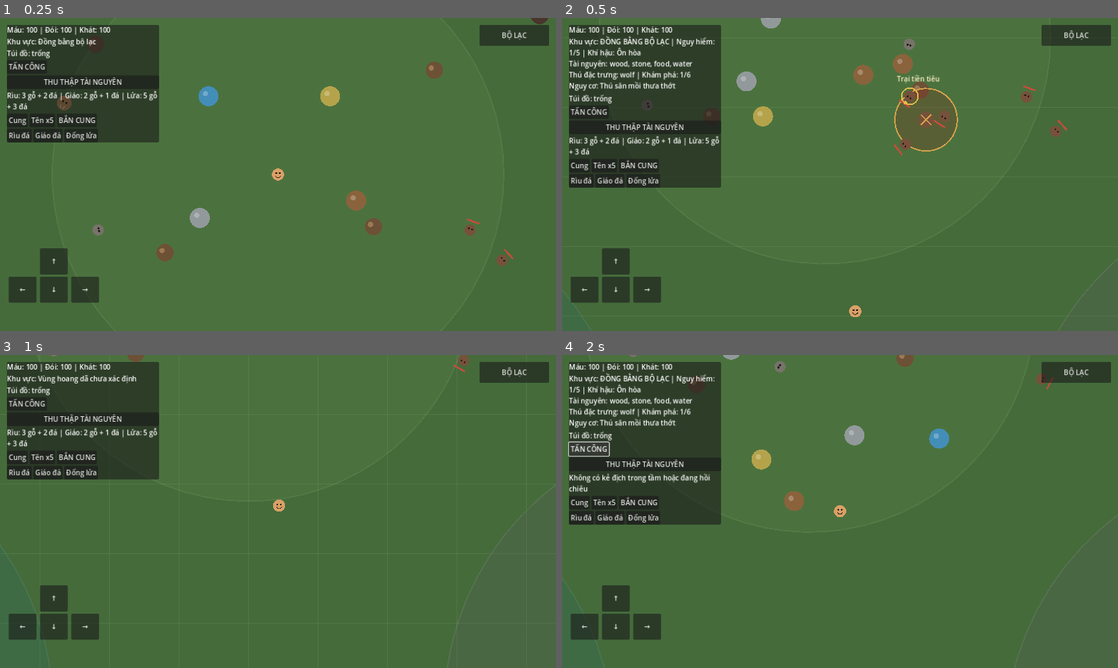
Above: before the commit, frames 1-4 (two rows, left to right).
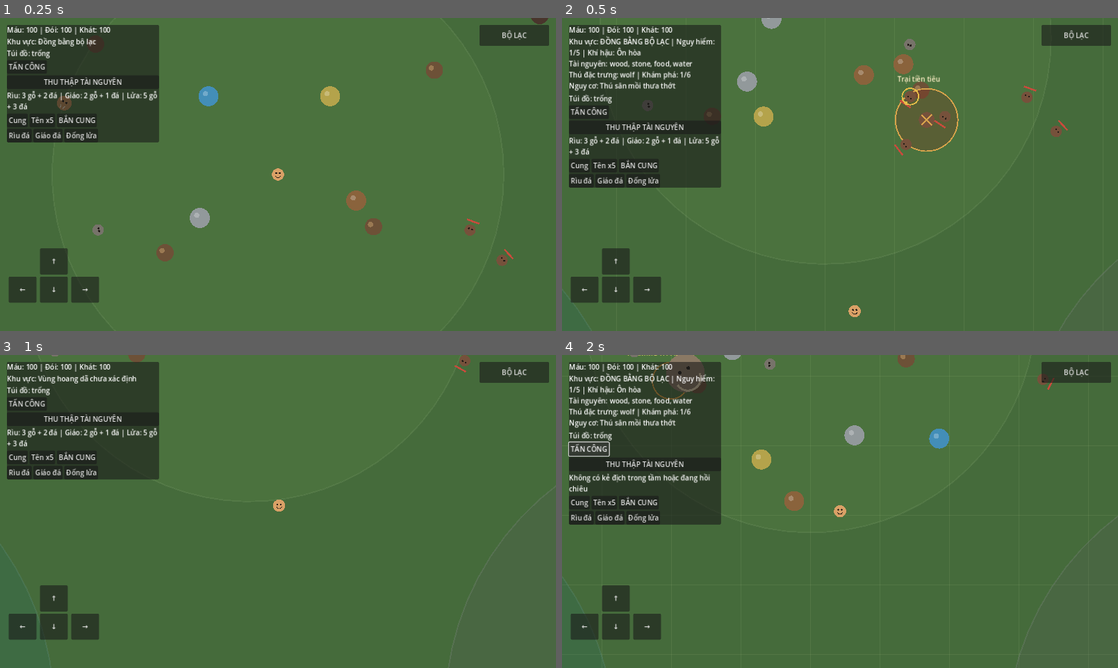
Above: after the commit, the same moments.

Repository: khanhhkt8-hub/Bo-Lac-Tien-Su.
Game: Godot game, scene res://Scenes/Main.tscn
The game is run twice, just before and just after one commit, with the same random seed, the same clock (stepped at 60 frames per second) and the same inputs.
Inputs:
- Up to frame 1 (0.25 s): no input
- Up to frame 2 (0.5 s): no input
- Up to frame 3 (1 s): hold Up (ui_up) from 0.53 s (still down)
- Up to frame 4 (2 s): release Up (ui_up) at 1.25 s; click "TẤN CÔNG" at 1.25 s

Frame 1 is identical in both runs. In frame 2, 0.4% of the frame differs, in the area x 15-91%, y 0-96%; in frame 3, less than 0.1%; in frame 4, 0.8%, in the area x 1-100%, y 0-100%.

Commit message:
Wire biome boss director into main scene

Diff:
--- a/Scenes/Main.tscn
+++ b/Scenes/Main.tscn
@@ -11,6 +11,7 @@
 [ext_resource type="Script" path="res://Scripts/World/BiomeEncounterDirector.gd" id="9_biome"]
 [ext_resource type="Script" path="res://Scripts/Enemies/BarbarianCampDirector.gd" id="10_camps"]
 [ext_resource type="Script" path="res://Scripts/World/CaveSystem.gd" id="11_cave"]
+[ext_resource type="Script" path="res://Scripts/Enemies/BiomeBossDirector.gd" id="12_boss"]
 
 [sub_resource type="CircleShape2D" id="CircleShape2D_player"]
 radius = 14.0
@@ -32,6 +33,9 @@
 
 [node name="CaveSystem" type="Node2D" parent="."]
 script = ExtResource("11_cave")
+
+[node name="BiomeBossDirector" type="Node2D" parent="."]
+script = ExtResource("12_boss")
 
 [node name="Player" type="CharacterBody2D" parent="."]
 position = Vector2(0, 0)
